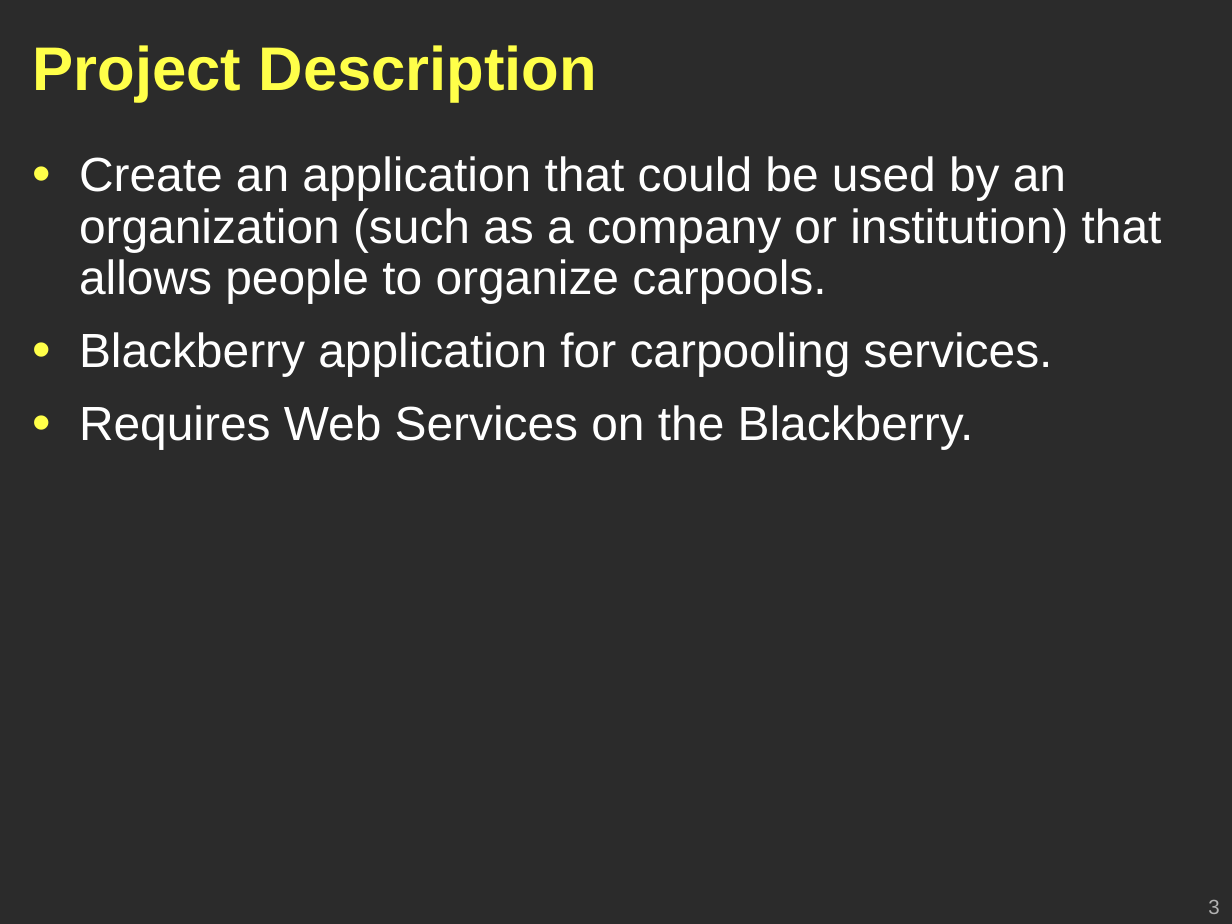
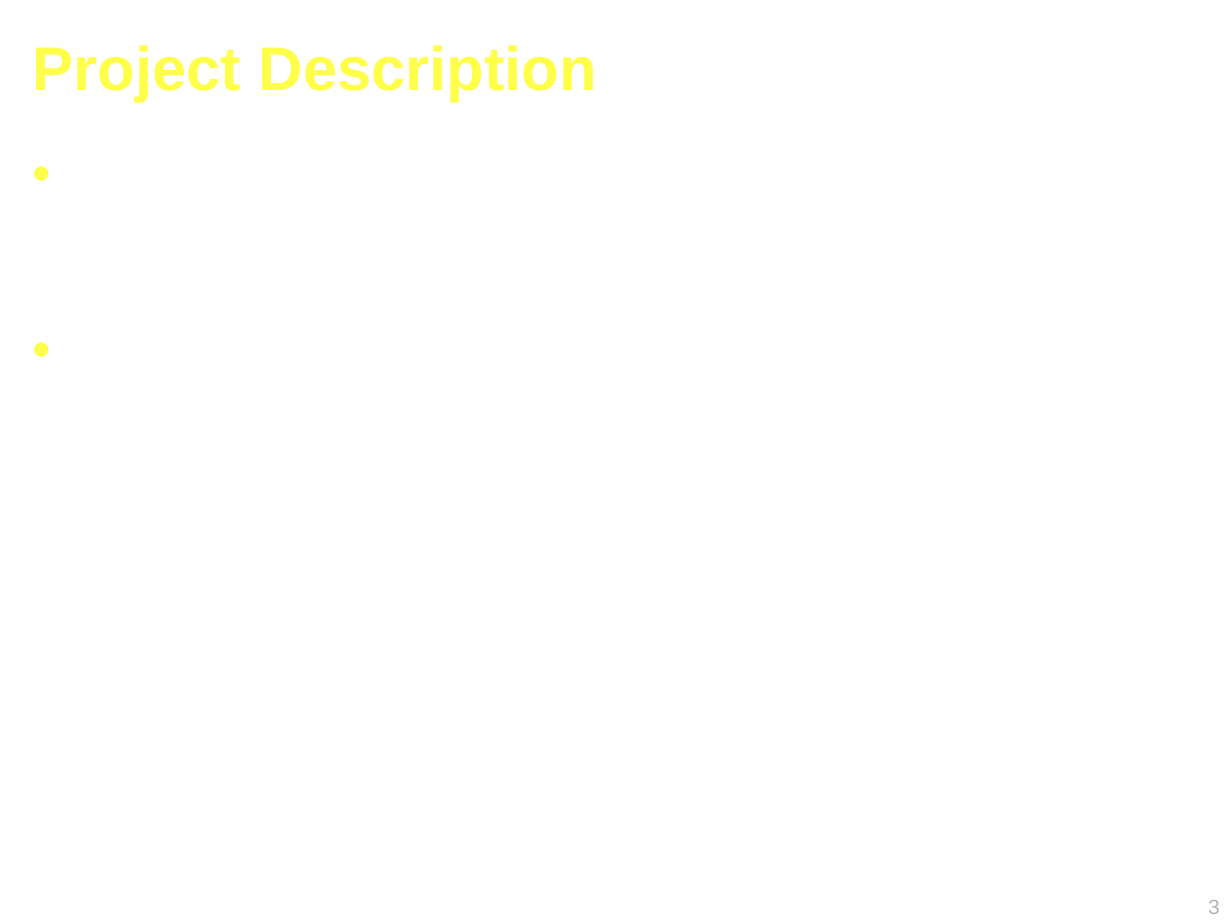
Before and after one commit to Geoffsc/psu-edu-sweng500, a slide deck: slide 3 of docs/presentation/sweng500-carpool-presentation.ppt. Drawn at 1232x924 pixels with LibreOffice and Linux fonts; fonts in the diff are those of the drawing; background and template pictures are left out; a plain dark background stands for a picture behind light text. Boxes give left, top, right and bottom in pixels: in the first picture for what was removed or moved away, otherwise in the second. Text is boxed around its words. In the diff, an @@ line names an element or a change of style, - is before the commit and + after.

```diff
--- a/docs/presentation/sweng500-carpool-presentation.ppt
+++ b/docs/presentation/sweng500-carpool-presentation.ppt
@@ background picture (left out) to #FFFFFF @@
@@ text removed at (x1=79, y1=156, x2=1162, y2=449) @@
-• Create an application that could be used by an organization (such as a company or institution) that allows people to organize carpools.
-• Blackberry application for carpooling services.
-• Requires Web Services on the Blackberry.
```
Also in this commit, not shown: 28 other slides changed, 2 slides added.
